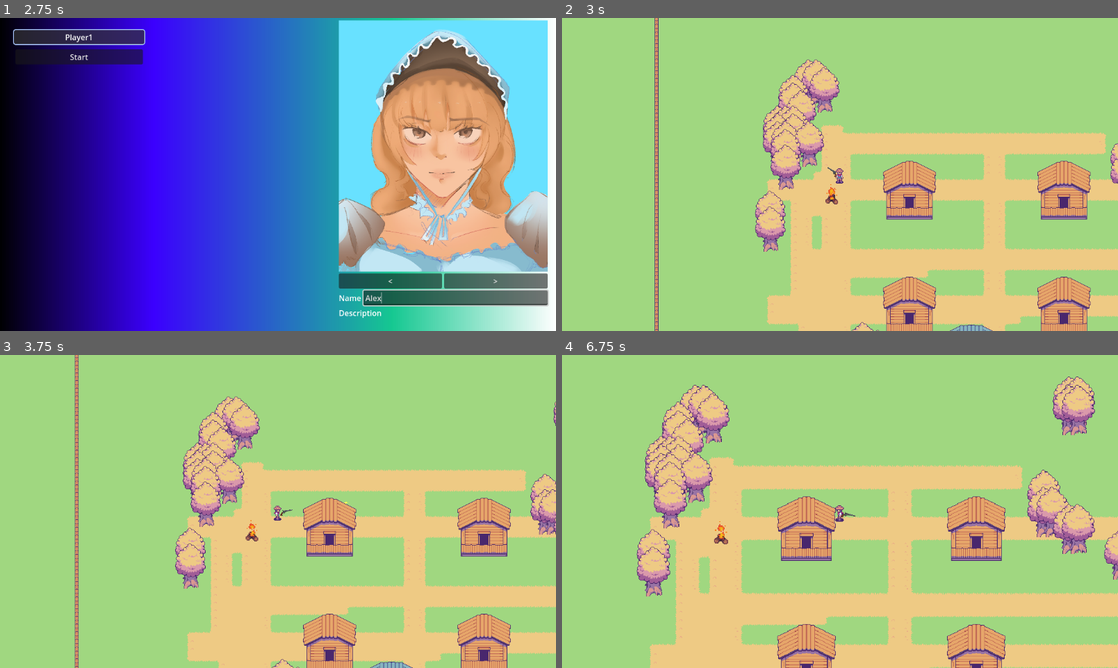
Above: before the commit, frames 1-4 (two rows, left to right).
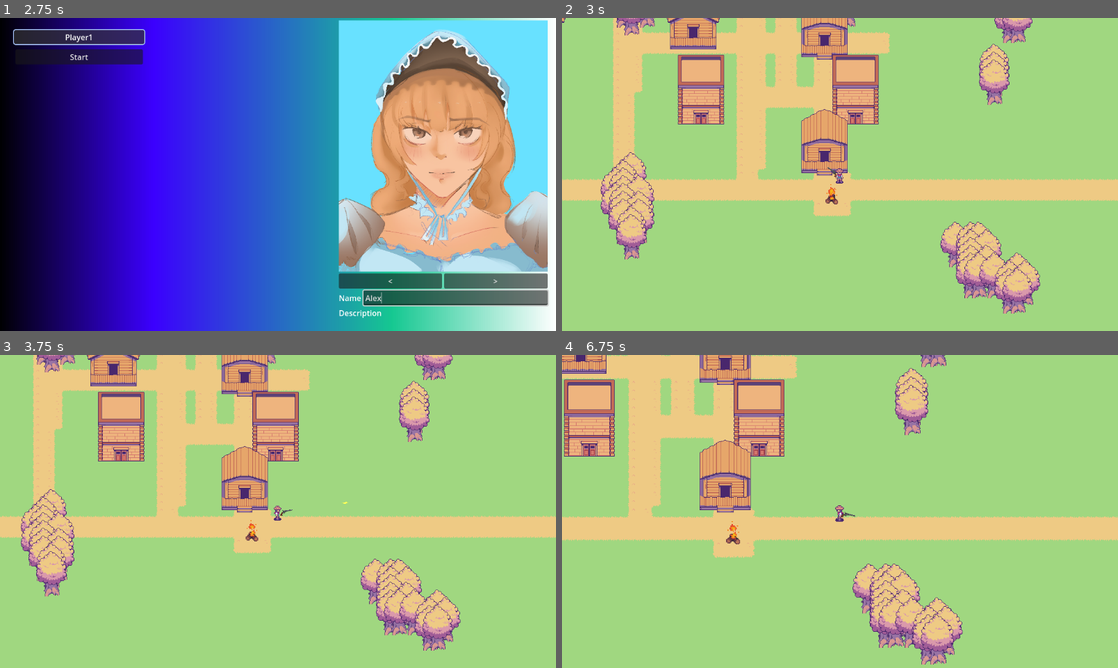
Above: after the commit, the same moments.

Repository: AugustanaCSC490Spring2025/Trail
Game: Godot game, scene res://Scenes/game.tscn
The game is run twice, just before and just after one commit, with the same random seed, the same clock (stepped at 60 frames per second) and the same inputs.
Inputs (mouse positions are in pixels of both pictures, inside the frame that each line leads up to):
- Up to frame 1 (2.75 s): click (233, 136) at 0.52 s; type "12" at 0.6 s; click "Create Lobby" at 1.25 s; click (455, 296) at 2.02 s; type "Alex" at 2.1 s
- Up to frame 2 (3 s): click "Start" at 2.75 s
- Up to frame 3 (3.75 s): tap Enter at 3.5 s; move the mouse to (400, 495) at 3.52 s; hold D (move right) from 3.53 s (still down); click (400, 495) at 3.6 s
- Up to frame 4 (6.75 s): move the mouse to (728, 527) at 4.27 s; release D (move right) at 4.28 s; hold S (move down) 4.28-5.03 s; tap Mouse wheel down (zoom_in) at 4.35, 6.6 s; move the mouse to (895, 442) at 5.02 s; hold D (move right) 5.03-5.78 s; tap Mouse wheel up (zoom_out) at 5.1 s; move the mouse to (812, 574) at 5.77 s; hold W (move up) 5.78-6.53 s; click (812, 574) at 5.85 s; move the mouse to (1006, 558) at 6.52 s; hold A (move left) from 6.53 s (still down)

Frame 1 is identical in both runs. In frame 2, 45% of the frame differs, in the area x 0-100%, y 0-100%; in frame 3, 46%; in frame 4, 48%.

Commit message:
Made map bigger sort of

Diff:
--- a/Scripts/map.gd
+++ b/Scripts/map.gd
@@ -10,8 +10,8 @@
 @export var noise_texture : NoiseTexture2D
 @export var tree_noise_texture : NoiseTexture2D
 
-var width : int = 120
-var height : int = 120
+var width : int = 200
+var height : int = 200
 
 var half_width = width / 2
 var half_height = height / 2
@@ -137,7 +137,7 @@
 		if player_body.has_method("enableCamera"):
 			player_body.enableCamera()
 	# Generate a few random towns within bounds
-	for i in range(4):
+	for i in range(6):
 		var town_pos = Vector2i(town_width_rng.randi_range(int(-half_width) + 20, int(half_width) - 20), town_width_rng.randi_range(int(-half_height) + 20, int(half_height) - 20))
 		var size = Vector2i(town_size_rng.randi_range(10, 40), town_size_rng.randi_range(10, 40))
 		generate_city_blocks(town_pos, size)
@@ -344,26 +344,26 @@
 
 func generate_wall(x, y):
 	var barrier_val: Vector2i
-	if x == (-half_width+15) and y == (-half_height+15):
+	if x == (-half_width+40) and y == (-half_height+40):
 		barrier_arr.append(Vector2(x,y))
 		barrier_val = barrier_atlas[3]
-	elif x == (-half_width+15) and y == (half_height-15):
+	elif x == (-half_width+40) and y == (half_height-40):
 		barrier_arr.append(Vector2(x,y))
 		barrier_val = barrier_atlas[5]
-	elif x == (half_width-15) and y == (-half_height+15):
+	elif x == (half_width-40) and y == (-half_height+40):
 		barrier_arr.append(Vector2(x,y))
 		barrier_val = barrier_atlas[4]
-	elif x == (half_width-15) and y == (half_height-15):
+	elif x == (half_width-40) and y == (half_height-40):
 		barrier_arr.append(Vector2(x,y))
 		barrier_val = barrier_atlas[6]
-	elif x == (half_width-15) and ((y > (-half_height+15)) and (y < (half_height-15))):
+	elif x == (half_width-40) and ((y > (-half_height+40)) and (y < (half_height-40))):
 		barrier_arr.append(Vector2(x,y))
 		barrier_val = barrier_atlas[2]
-	elif x == (-half_width+15) and ((y > (-half_height+15)) and (y < (half_height-15))):
+	elif x == (-half_width+40) and ((y > (-half_height+40)) and (y < (half_height-40))):
 		barrier_arr.append(Vector2(x,y))
 		barrier_val = barrier_atlas[1]
 		#object_tilemaplayer.set_cell(Vector2(x,y), 0,barrier_atlas[1])
-	if ((x > (-half_width+15) and x < (half_width-15)) and ((y == (-half_height+15)) or (y == (half_height-15)))):
+	if ((x > (-half_width+40) and x < (half_width-40)) and ((y == (-half_height+40)) or (y == (half_height-40)))):
 		barrier_arr.append(Vector2(x,y))
 		barrier_val = barrier_atlas[0]
 		#object_tilemaplayer.set_cell(Vector2(x,y), 0,barrier_atlas[0])
